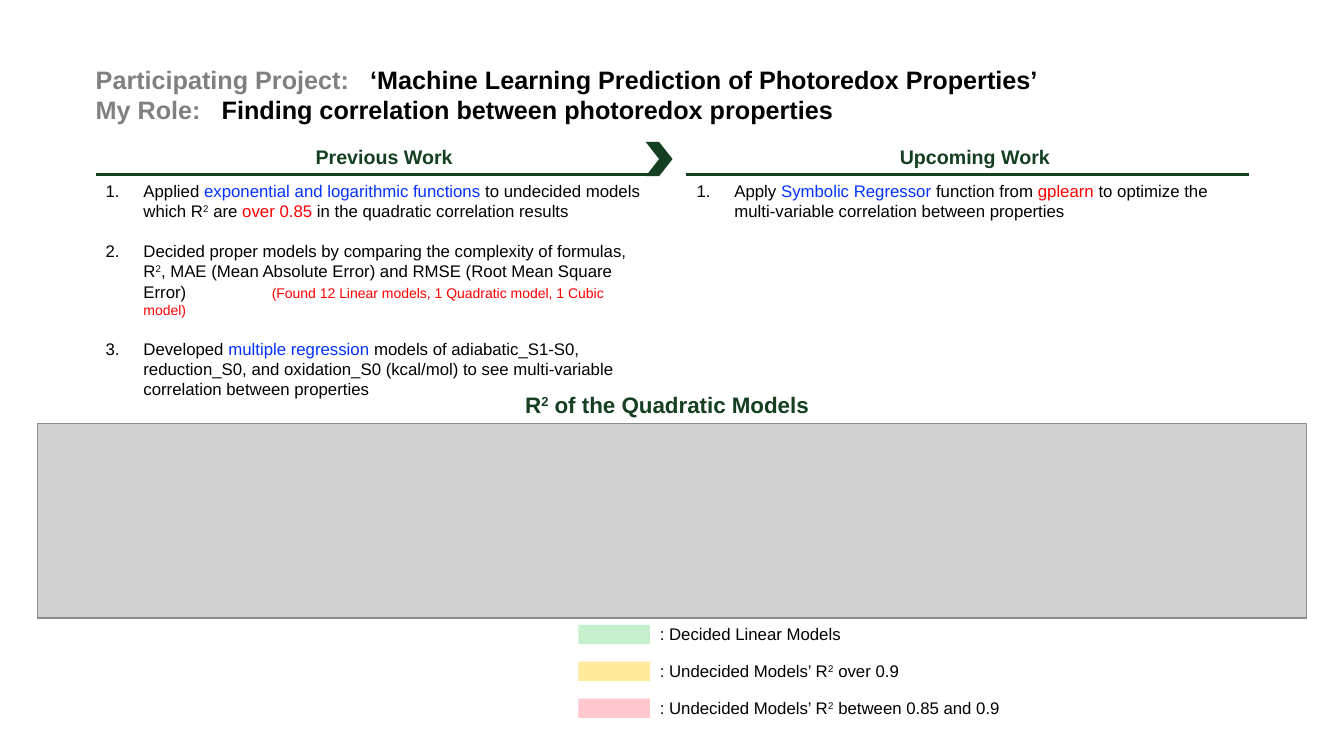
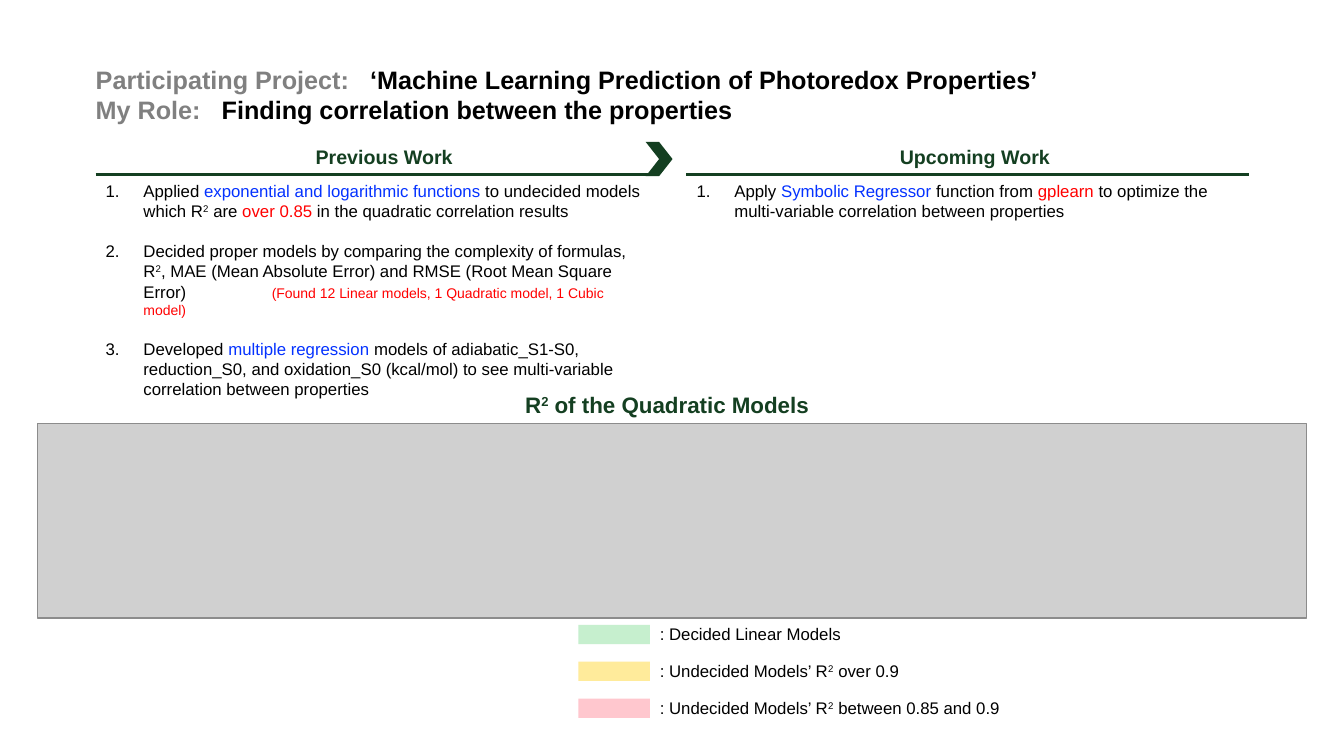
Before and after one commit to jadenlee99/KimLab_CSU, a slide deck: slide 2 of presentation/240801_KimGroup.pptx. Drawn at 1344x756 pixels with LibreOffice and Linux fonts; fonts in the diff are those of the drawing; grey boxes stand for pictures. Boxes give left, top, right and bottom in pixels: in the first picture for what was removed or moved away, otherwise in the second. Text is boxed around its words. In the diff, an @@ line names an element or a change of style, - is before the commit and + after.

```diff
--- a/presentation/240801_KimGroup.pptx
+++ b/presentation/240801_KimGroup.pptx
@@ text at box(96, 100, 732, 125): text changed @@
-My Role: Finding correlation between photoredox properties
+My Role: Finding correlation between the properties
```
Also in this commit, not shown: 1 other slide changed, 1 slide removed, 1 other file.
